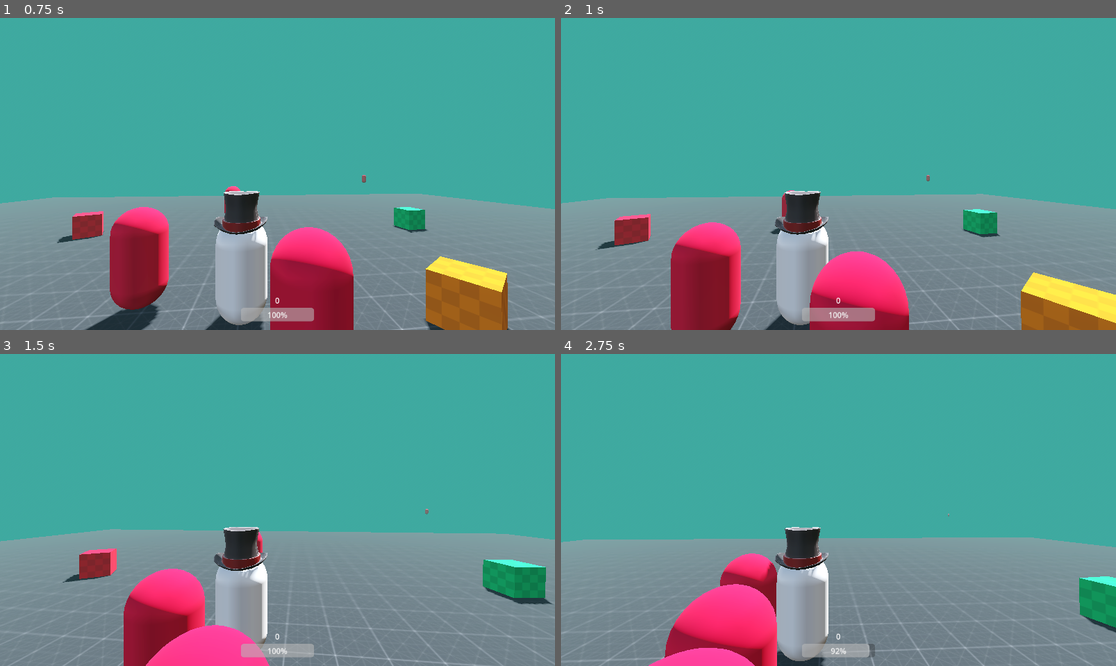
Above: before the commit, frames 1-4 (two rows, left to right).
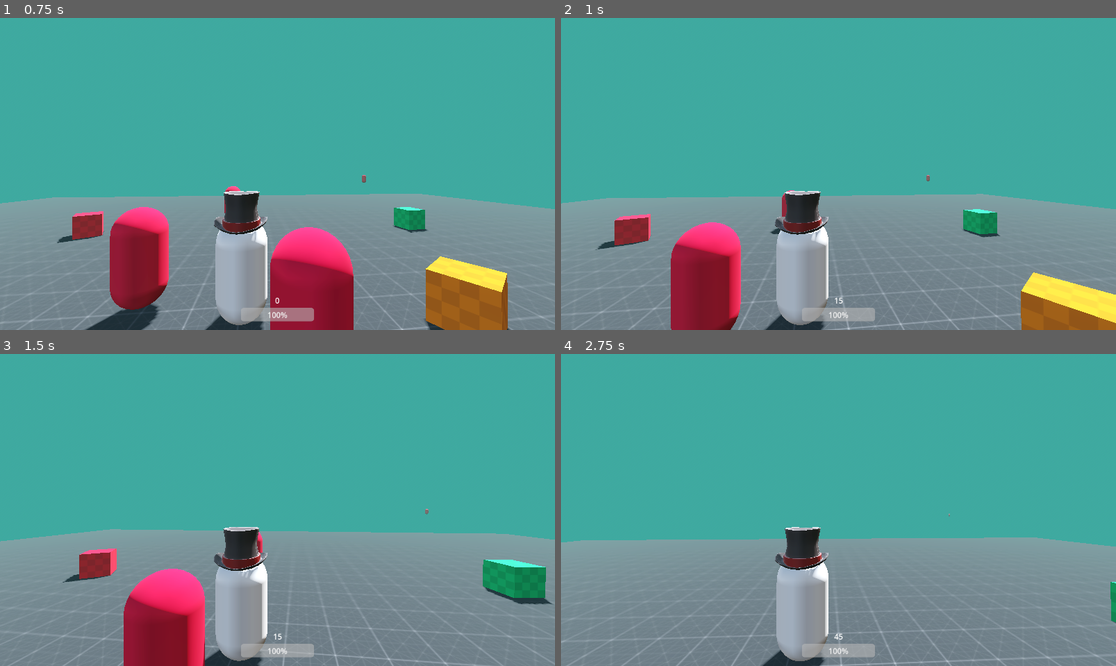
Above: after the commit, the same moments.

Repository: Just1n-Clark/tic-tac-attack
Game: Godot game, scene res://Scenes/Main.tscn
Same seed, same stepped clock (60 frames per second), same inputs: the game is played once before the commit and once after it.
Inputs (mouse positions are in pixels of both pictures, inside the frame that each line leads up to):
- Up to frame 1 (0.75 s): move the mouse to (305, 174) at 0.52 s; hold W (forward) from 0.53 s (still down); click (305, 174) at 0.6 s
- Up to frame 2 (1 s): keep holding W (forward); tap Space (alt_attack, bound only after the commit) at 0.8 s
- Up to frame 3 (1.5 s): keep holding W (forward); move the mouse to (249, 510) at 1.27 s; tap Space (alt_attack, bound only after the commit) at 1.35 s
- Up to frame 4 (2.75 s): keep holding W (forward); click (810, 510) at 1.55 s; move the mouse to (849, 503) at 2.02 s; click (849, 503) at 2.1 s; tap Space (alt_attack, bound only after the commit) at 2.3 s

Frame 1 is identical in both runs. In frame 2, 3.8% of the frame differs, in the area x 44-63%, y 74-100%; in frame 3, 2.0%; in frame 4, 7.1%, in the area x 0-100%, y 51-100%.

Commit message:
Moved camera input/movement to _unhandled_input()

Diff:
--- a/Scripts/Player.gd
+++ b/Scripts/Player.gd
@@ -32,6 +32,9 @@
 var max_camera_angle = deg_to_rad(20);
 var angle_fix_speed = 3;
 
+var horizontal_rotation: float;
+var vertical_rotation: float;
+
 @export var sens_horizontal = 0.3;
 @export var sens_vertical = 0.3
 #endregion
@@ -60,15 +63,6 @@
 	if is_dead:
 		return;
 
-	if (event is InputEventMouseMotion):
-		# Horizontal Look
-		var horizontal_rotation = deg_to_rad(event.relative.x * sens_horizontal);
-		camera_pivot.rotate_y(-horizontal_rotation);
-
-		# Vertical look
-		var vertical_rotation = deg_to_rad(-event.relative.y * sens_vertical);
-		camera_mount.rotate_x(vertical_rotation);
-
 	if event is InputEventMouseButton:
 		if event.button_index == MOUSE_BUTTON_WHEEL_UP:
 			camera.position.z -= CAMERA_ZOOM_SPEED;
@@ -76,7 +70,17 @@
 		if event.button_index == MOUSE_BUTTON_WHEEL_DOWN:
 			camera.position.z += CAMERA_ZOOM_SPEED;
 
+		# Zoom clamp
 		camera.position.z = clamp(camera.position.z, min_camera_zoom, max_camera_zoom);
+
+func _unhandled_input(event: InputEvent) -> void:
+	if event is InputEventMouseMotion:
+		horizontal_rotation = deg_to_rad(event.relative.x * sens_horizontal);
+		camera_pivot.rotate_y(-horizontal_rotation);
+
+		vertical_rotation = deg_to_rad(-event.relative.y * sens_vertical);
+		camera_mount.rotate_x(vertical_rotation);
+
 
 func _physics_process(delta: float) -> void:
 	if is_dead:
@@ -96,7 +100,7 @@
 
 	# Attack
 	next_attack += delta;
-	if (Input.is_action_just_pressed("attack")):
+	if (Input.is_action_just_pressed("attack") or Input.is_action_just_pressed("alt_attack")):
 			_perform_attack();
 
 	move_and_slide();
--- a/project.godot
+++ b/project.godot
@@ -21,7 +21,7 @@
 
 [editor_plugins]
 
-enabled=PackedStringArray("res://addons/ridiculous_coding/plugin.cfg", "res://addons/script_splitter/plugin.cfg")
+enabled=PackedStringArray()
 
 [input]
 
@@ -55,6 +55,11 @@
 "events": [Object(InputEventMouseButton,"resource_local_to_scene":false,"resource_name":"","device":-1,"window_id":0,"a …(258 unchanged characters)…
 ]
 }
+alt_attack={
+"deadzone": 0.2,
+"events": [Object(InputEventKey,"resource_local_to_scene":false,"resource_name":"","device":-1,"window_id":0,"alt_pressed":false,"shift_pressed":false,"ctrl_pressed":false,"meta_pressed":false,"pressed":false,"keycode":0,"physical_keycode":32,"key_label":0,"unicode":32,"location":0,"echo":false,"script":null)
+]
+}
 
 [physics]
 
